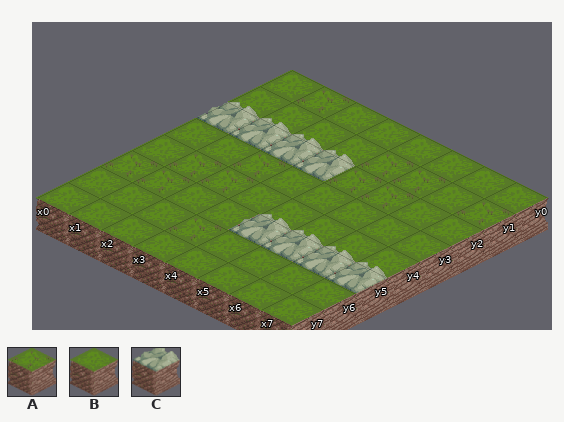
Two versions of a level (Tiled map, robustClient/src/main/resources/assets/levels/map1.tmx). The first picture shows the starting point.
Cells are 128x64 px. Isometric: x runs down to the right, y down to the left. Shown: x 0..7, y 0..7. Layer "Base Layer" is drawn 0,64 px off the grid.
Key: from "EnvironmentEdited": A 6, B 7; from "EnvironmentOriginal": C 25.
_ is an empty cell.
Layer "Base Layer" before, first column x 0:
0 BABBBBBB
1 BBBBAABA
2 CCCCAABB
3 BBABBBBB
4 BAABBBBB
5 AABBCCCC
6 BBBABBBB
7 BBBBBBBB
New version:
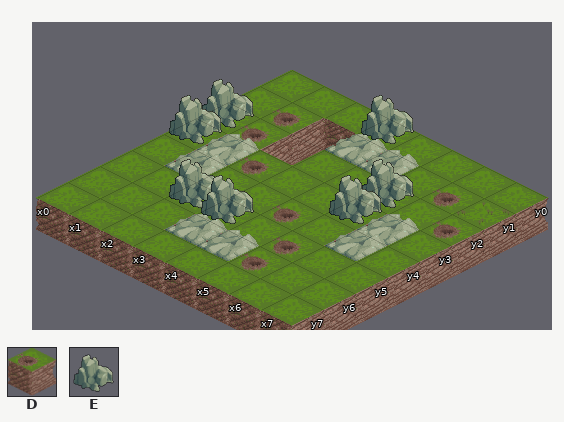
Further tiles: from "EnvironmentEdited": D 5; from "EnvironmentOriginal": E 20.
Tiles of an added or newly shown layer are drawn over the layers below it.
The exact change:
Layer "Base Layer":
Tile A gives way to tile B in row 0 at x 1; in row 1 at x 5; in row 2 at x 4 to 5; in row 4 at x 2; in row 5 at x 0 to 1.
Tile C gives way to tile B in row 2 at x 0 and 3; in row 5 at x 4 and 6 to 7.
Tile A gives way to tile C in row 1 at x 4; in row 4 at x 1; in row 6 at x 3.
Tile B gives way to tile C in row 1 at x 3; in row 3 at x 1 and 6; in row 4 at x 6; in row 6 at x 4.
Tile A gives way to tile D in row 3 at x 2.
Tile B gives way to tile D in row 1 at x 1 and 6; in row 2 at x 7; in row 4 at x 4; in row 6 at x 5.
Tile C gives way to tile D in row 2 at x 1; in row 5 at x 5.
Tile B is removed in row 1 at x 2.
Tile C is removed in row 2 at x 2.
Layer "Tile Layer 2" (added):
The edit adds tile E in row 0 at x 3; in rows 2 to 3 at x 0 and 5; in row 5 at x 2 to 3.
